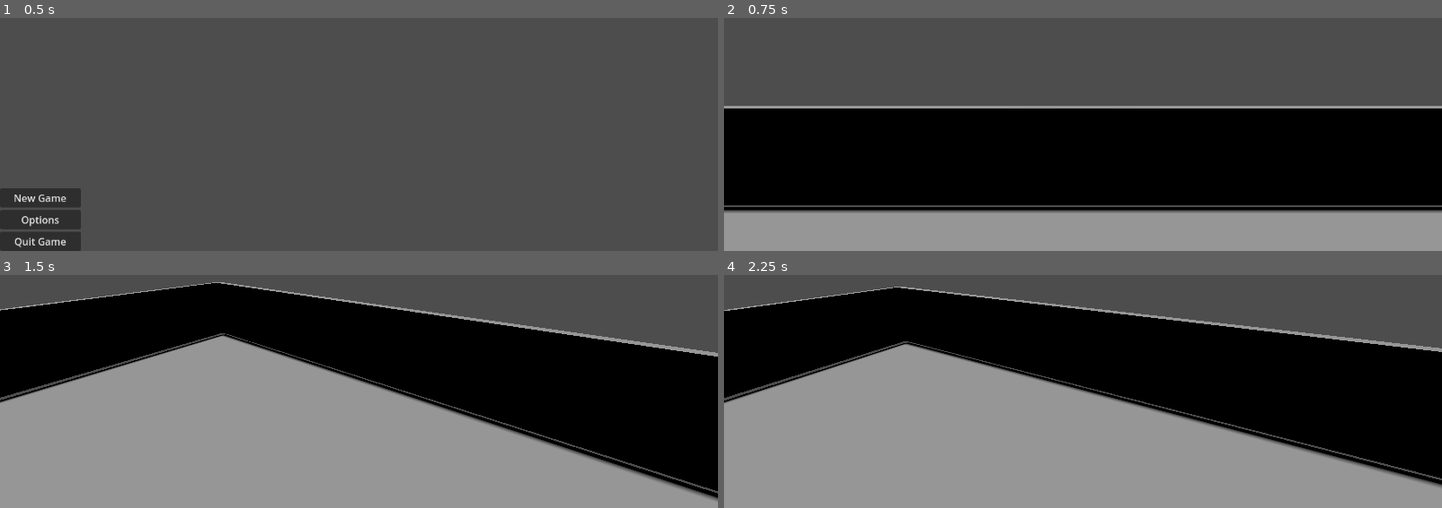
Above: before the commit, frames 1-4 (two rows, left to right).
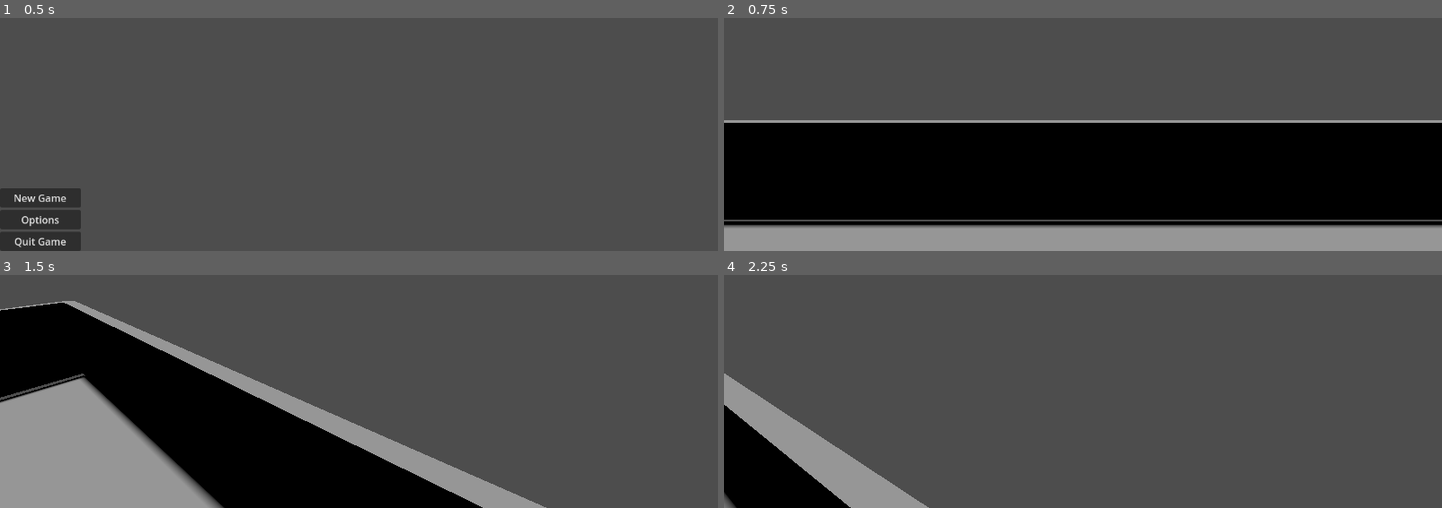
Above: after the commit, the same moments.

Repository: karlsminton/cleanup
Game: Godot game, scene res://Scenes/MainMenu.tscn
The game is run twice, just before and just after one commit, with the same random seed, the same clock (stepped at 60 frames per second) and the same inputs.
Inputs (mouse positions are in pixels of both pictures, inside the frame that each line leads up to):
- Up to frame 1 (0.5 s): no input
- Up to frame 2 (0.75 s): click "New Game" at 0.5 s
- Up to frame 3 (1.5 s): tap Enter at 1.25 s; move the mouse to (394, 305) at 1.27 s; hold W from 1.28 s (still down)
- Up to frame 4 (2.25 s): keep holding W; tap Space at 2 s; move the mouse to (1047, 307) at 2.02 s

Frame 1 is identical in both runs. In frame 2, 16% of the frame differs, in the area x 0-100%, y 37-90%; in frame 3, 63%; in frame 4, 79%, in the area x 0-100%, y 5-100%.

Commit message:
got movement working but cannot get basis working - committing before I rework player scene and associated scripts

Diff:
--- a/Scripts/Player/PlayerMovement.gd
+++ b/Scripts/Player/PlayerMovement.gd
@@ -2,9 +2,9 @@
 
 class_name PlayerMovement
 
-var node;
+var node : CharacterBody3D;
 
-var max_speed = 100;
+var max_speed = 10;
 var target_velocity = Vector3.ZERO;
 
 
@@ -19,24 +19,29 @@
 	var key = getKey(event);
 
 	if key == 'Escape':
-		# todo - this kills the game, we need this to display over the top of the current scene
+# 		# todo - this kills the game, we need this to display over the top of the current scene
 		node.get_tree().change_scene_to_file("res://Scenes/MainMenu.tscn");
 
-	if key == 'W':
-		var direction = Vector3.ZERO;
-		direction.z -= 1;
-		direction.normalized();
+func _physics_process(_delta) -> void:
+	var direction = Vector3.ZERO;
 
-		target_velocity.x = direction.x * max_speed;
-		target_velocity.z = direction.z * max_speed;
-		node.velocity = direction;
+	if Input.is_key_label_pressed(KEY_W):
+		direction.z = -1;
 
-		node.move_and_slide();
-		return;
-		# node;
+	if Input.is_key_label_pressed(KEY_A):
+		direction.x = -1;
 
-	print_debug(key);
-	return;
+	if Input.is_key_label_pressed(KEY_D):
+		direction.x = 1;
+
+	if Input.is_key_label_pressed(KEY_S):
+		direction.z = 1;
+
+	direction = direction.normalized();
+	target_velocity.x = direction.x * max_speed;
+	target_velocity.z = direction.z * max_speed;
+	node.velocity = target_velocity;
+	node.move_and_slide();
 
 func getKey(event: InputEventKey) -> String:
 	var keycode = DisplayServer.keyboard_get_keycode_from_physical(event.physical_keycode)
--- a/Scripts/player.gd
+++ b/Scripts/player.gd
@@ -16,5 +16,8 @@
 	camera._input(event);
 	control._input(event);
 
+func _physics_process(delta: float) -> void:
+	control._physics_process(delta);
+
 func _exit_tree() -> void:
 	control._exit_tree();
Not shown, changed: .gitignore
